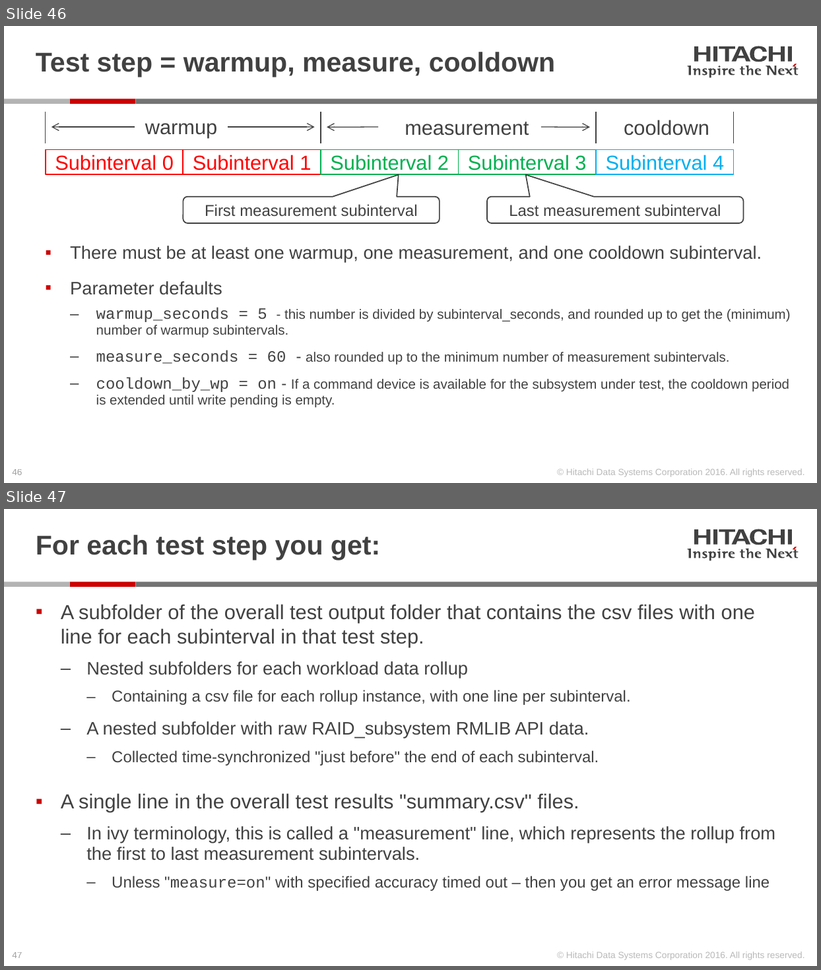
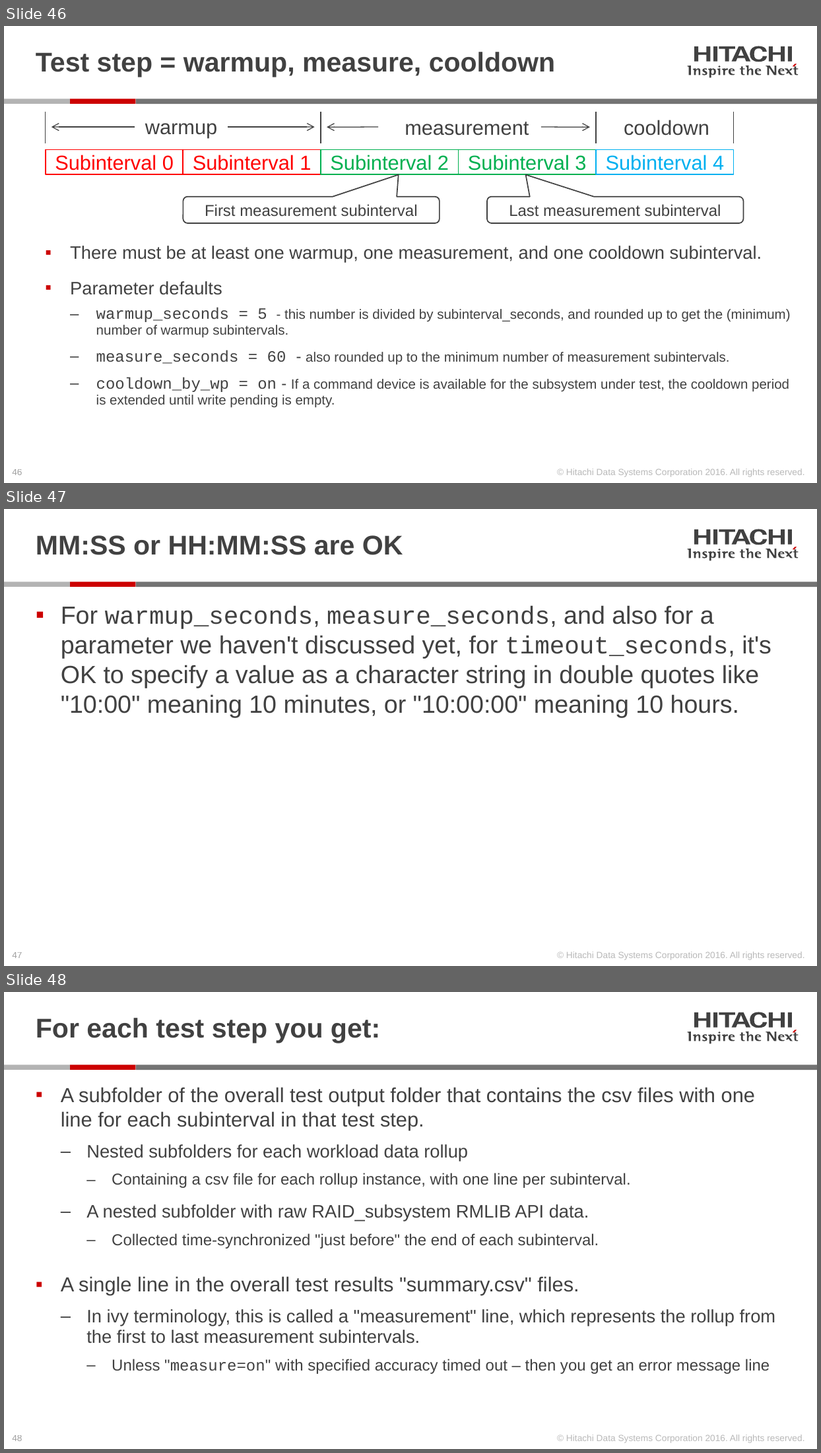
Before and after one commit to Hitachi-Data-Systems/ivy, a slide deck: doc/Programming the ivy engine.pptx. Shown one above the other, each under a label of ours: slides 46 and 47 before the commit, slides 46, 47 and 48 after it. The pictures are 821x970 and 821x1453 pixels, drawn with LibreOffice and Linux fonts; fonts in the diff are those of the drawing. Boxes give left, top, right and bottom in pixels: in the first picture for what was removed or moved away, otherwise in the second. Text is boxed around its words. In the diff, an @@ line names an element or a change of style, - is before the commit and + after.

Commit message:
hh:mm:ss or mm:ss format added for warmup_seconds, measure_seconds, and timeout_seconds

```diff
--- a/doc/Programming the ivy engine.pptx
+++ b/doc/Programming the ivy engine.pptx
@@ slide 47 added at (4, 509, 817, 966), background #FFFFFF; not listed: 28 template elements that a slide beside it also shows @@
@@ title added at (36, 535, 403, 555), 24 pt, text #414141, bold @@
+MM:SS or HH:MM:SS are OK
@@ text added at (61, 605, 772, 718), 22 pt, text #414141 @@
+▪ For warmup_seconds, measure_seconds, and also for a parameter we haven't discussed yet, for timeout_seconds, it's OK to specify a value as a character string in double quotes like "10:00" meaning 10 minutes, or "10:00:00" meaning 10 hours.
@@ what was slide 47 is now slide 48 @@
@@ page number at (12, 1436, 22, 1441): text changed @@
-47
+48
```
Also in this commit, not shown: 1 slide changed, 6 other files.
